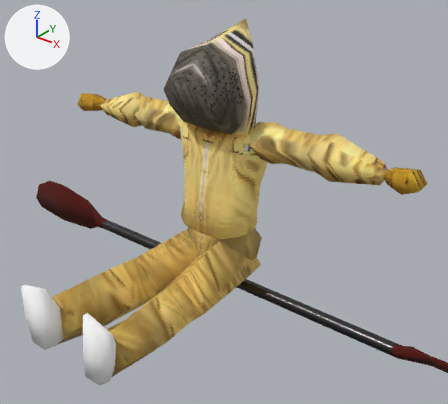
The glTF model models/character.glb, before and after one commit.
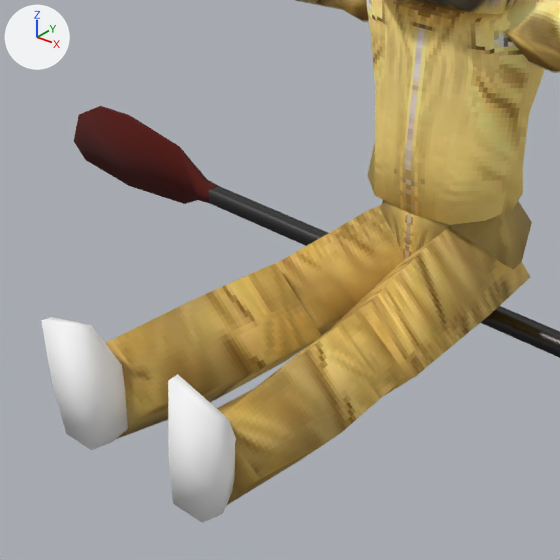
Old and new are each drawn whole from a 50 mm lens placed at (1.573, -1.959, 1.604), pointed at (0.198, -0.24, 0.539) and again close up on the part from 0% to 62% of the width and 32% to 100% of the height. Lighting does not change. The marker at upper left points along +X, +Y and +Z. Where no turn or scale is listed for an object, it has been applied to the vertices.

The older version as bpy lines, for what is in view:
```python
me_foot_l_cube_006 = bpy.data.meshes.new('foot.l_Cube.006')
me_foot_l_cube_006.from_pydata(...)  # 17 vertices, 30 faces; spans x -0.053..0.083, y -0.049..0.091, z -0.096..0.163
me_foot_l_cube_006.materials.append(mat_character)
me_foot_r_cube_007 = bpy.data.meshes.new('foot.r_Cube.007')
me_foot_r_cube_007.from_pydata(...)  # 17 vertices, 30 faces; spans x -0.083..0.053, y -0.049..0.091, z -0.096..0.163
me_foot_r_cube_007.materials.append(mat_character)
me_leg_hi_l_cube_005 = bpy.data.meshes.new('leg.hi.l_Cube.005')
me_leg_hi_l_cube_005.from_pydata(...)  # 14 vertices, 24 faces; spans x -0.166..0.145, y -0.29..0.253, z -0.17..0.152
me_leg_hi_l_cube_005.materials.append(mat_character)
ob_foot_l_cube_006 = bpy.data.objects.new('foot.l_Cube.006', me_foot_l_cube_006)
ob_foot_l_cube_006.location = (0.158, -0.876, 0.18)
ob_foot_r_cube_007 = bpy.data.objects.new('foot.r_Cube.007', me_foot_r_cube_007)
ob_foot_r_cube_007.location = (-0.158, -0.876, 0.18)
ob_leg_hi_l_cube_005 = bpy.data.objects.new('leg.hi.l_Cube.005', me_leg_hi_l_cube_005)
ob_leg_hi_l_cube_005.location = (0.101, -0.203, 0.133)
# also in view: 'hips_Cube.002' at (0.0, -0.013, 0.227); 'capucha' at (0.0, -0.053, 0.951); 'leg.lo.r_Cube.008' at (-0.127, -0.618, 0.133); 'leg.lo.l_Cube.011' at (0.128, -0.617, 0.127); 'Remo' at (0.027, -0.001, 0.024)
```
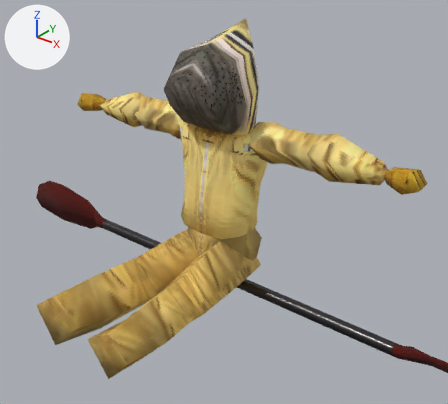
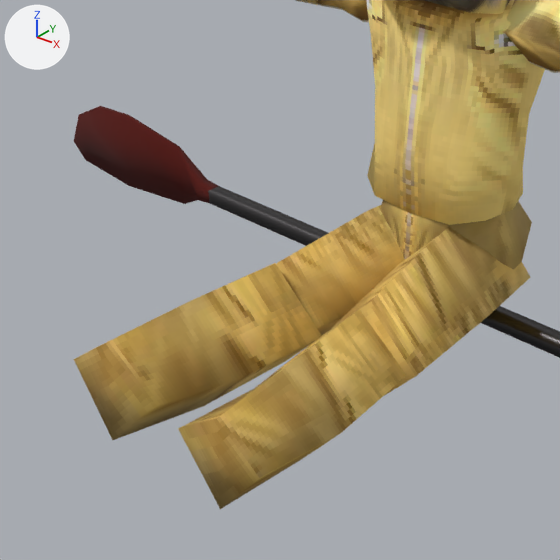
Location of each change, (x1, y1, x2, y2) in pixels of the close-ups (560 x 560 px):
'foot.r_Cube.007', deleted: before (41, 317, 128, 450)
'foot.l_Cube.006', deleted: before (168, 374, 236, 523)

The edits, one by one:
Object 'foot.r_Cube.007' (ob_foot_r_cube_007) is deleted.
Object 'foot.l_Cube.006' (ob_foot_l_cube_006) is deleted.
